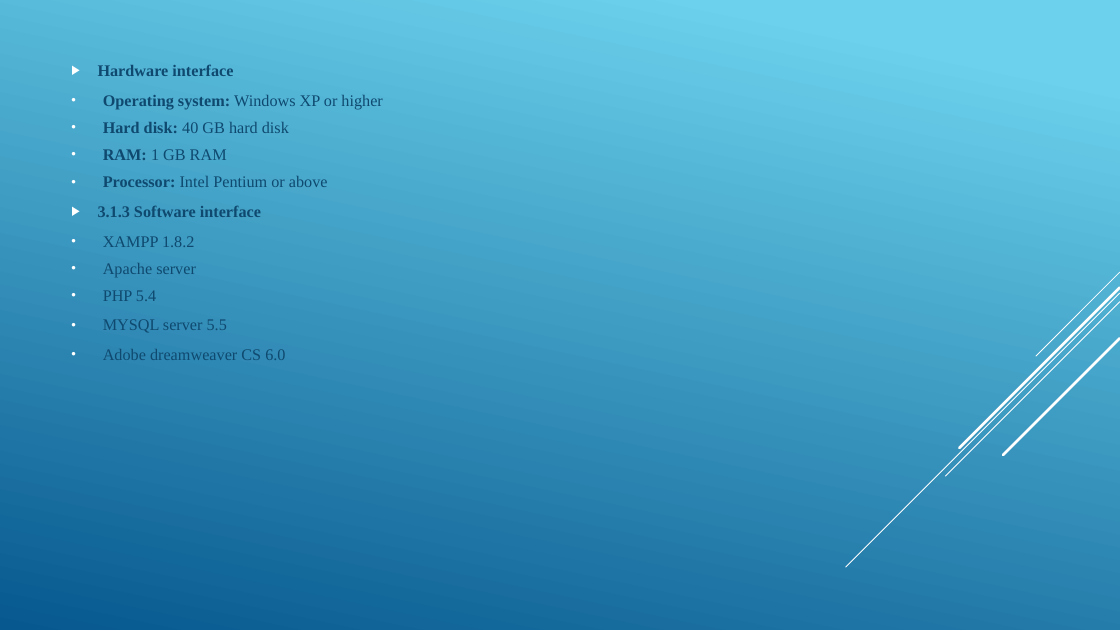
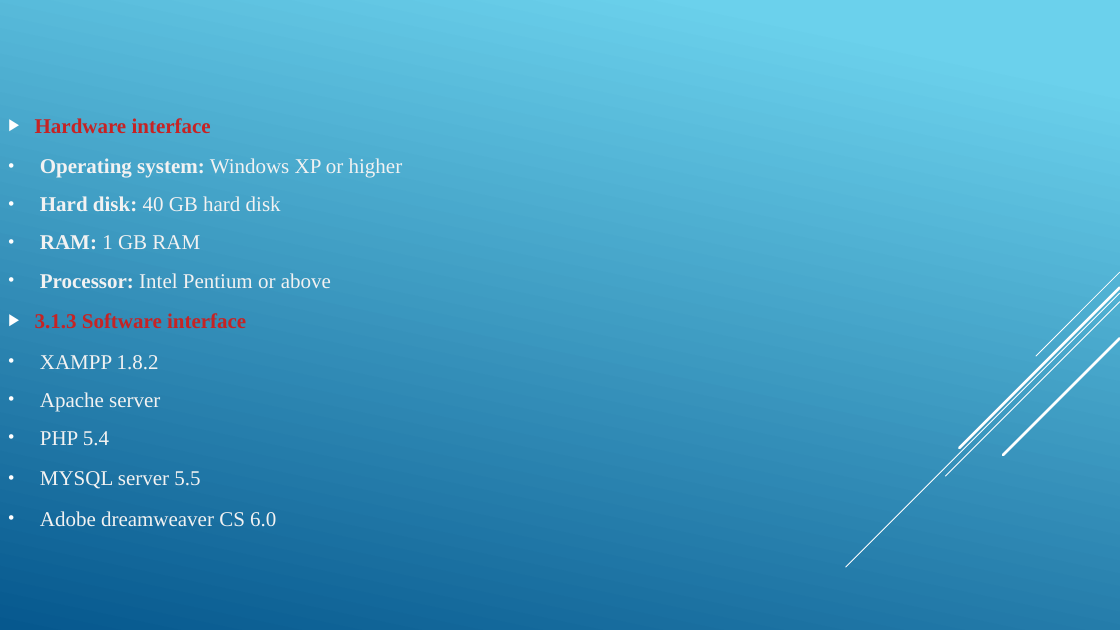
Before and after one commit to SanjayJoshi116/Extra-Curricular-Activity-Management, a slide deck: slide 5 of Project Docs/Presentation.pptx. Drawn at 1120x630 pixels with LibreOffice and Linux fonts; fonts in the diff are those of the drawing. Boxes give left, top, right and bottom in pixels: in the first picture for what was removed or moved away, otherwise in the second. Text is boxed around its words. In the diff, an @@ line names an element or a change of style, - is before the commit and + after.

```diff
--- a/Project Docs/Presentation.pptx
+++ b/Project Docs/Presentation.pptx
@@ text "Hardware interface": place and size @@
-text "Hardware interface" at <box>98,65,382,360</box>
+text "Hardware interface" at <box>35,118,403,526</box>
@@ text "Hardware interface" at <box>35,118,403,526</box>: size 13.9 to 18 pt; text colour #0F496F to #C62324 in "Hardware interface", "3.1.3 Software interface"; text colour #0F496F to #F2F2F2 in "Operating system: Windows XP or higher", "Hard disk: 40 GB hard disk", "RAM: 1 GB RAM", "Processor: Intel Pentium or above" and 5 more places; line spacing 0.87 to 1.07 @@
```
Also in this commit, not shown: 6 other slides changed, 7 slides added.
